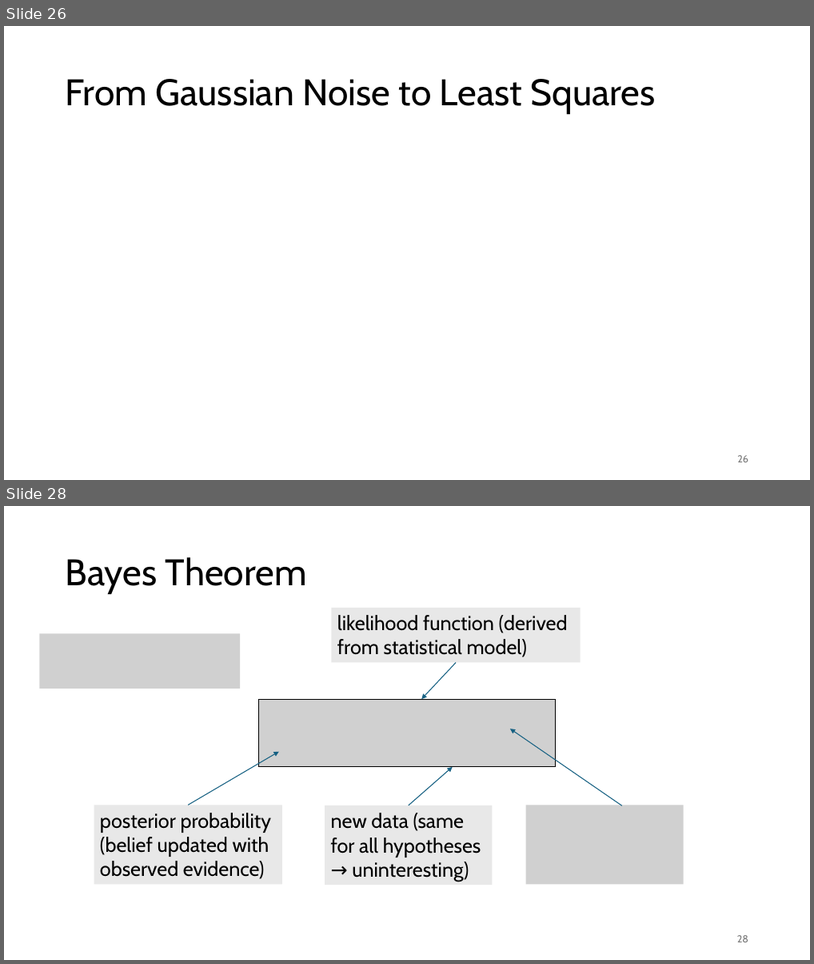
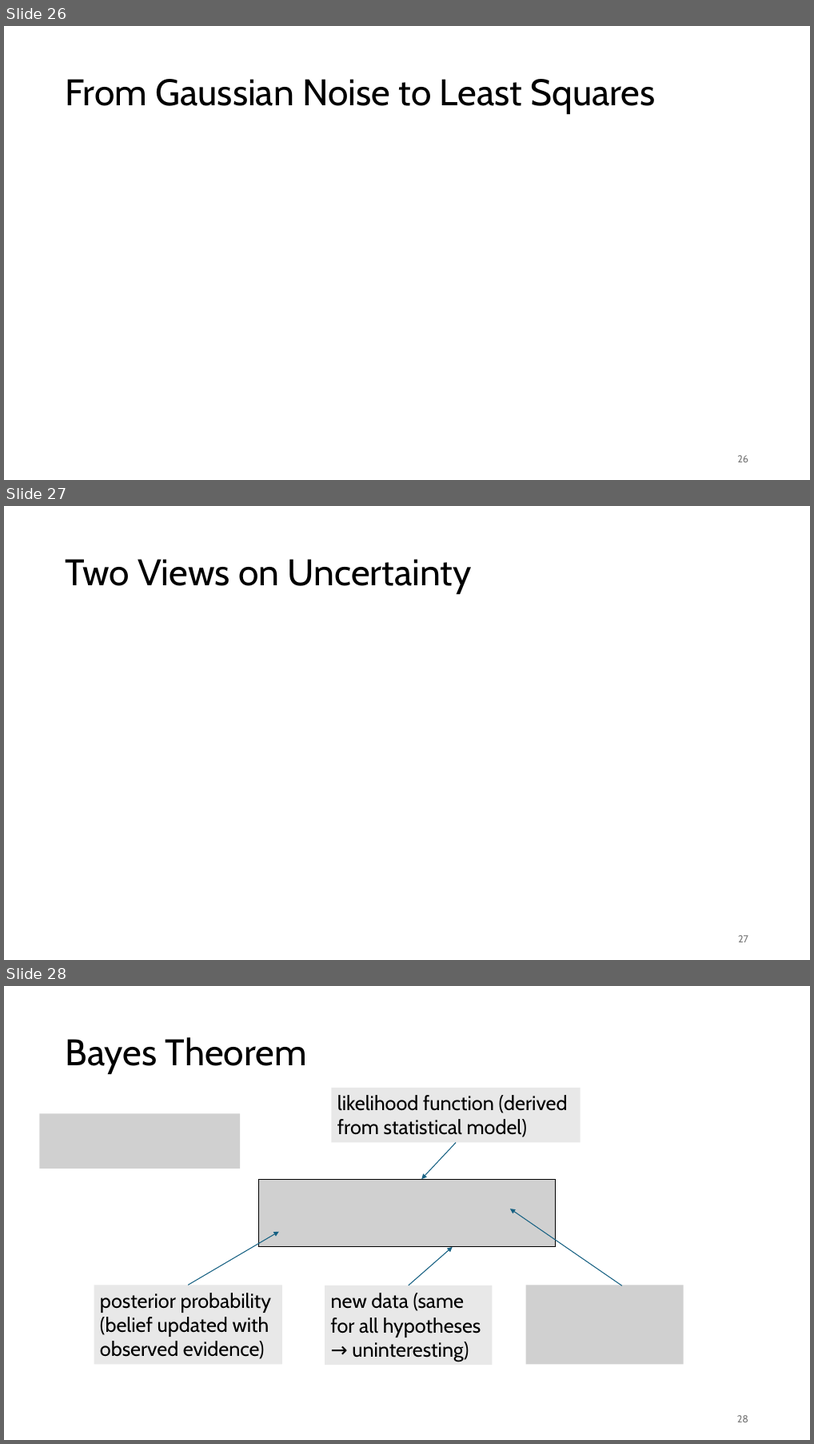
Before and after one commit to FelixWick/data_science, a slide deck: slides/4_parameter_estimation.pptx. Shown one above the other, each under a label of ours: slides 26 and 28 before the commit, slides 26, 27 and 28 after it; the slides between them are not shown. The pictures are 814x964 and 814x1444 pixels, drawn with LibreOffice and Linux fonts; fonts in the diff are those of the drawing; grey boxes stand for pictures. Boxes give left, top, right and bottom in pixels: in the first picture for what was removed or moved away, otherwise in the second. Text is boxed around its words. In the diff, an @@ line names an element or a change of style, - is before the commit and + after.

```diff
--- a/slides/4_parameter_estimation.pptx
+++ b/slides/4_parameter_estimation.pptx
@@ slide 27 added at bbox=[4, 506, 810, 960], background #FFFFFF @@
@@ title added at bbox=[66, 559, 472, 594], 44 pt, text #000000 @@
+Two Views on Uncertainty
@@ page number added at bbox=[738, 935, 749, 942], 12 pt, text #797979 @@
+27
```
Also in this commit, not shown: 3 slides changed, 6 other slides added, 2 slides removed, 1 other file.
